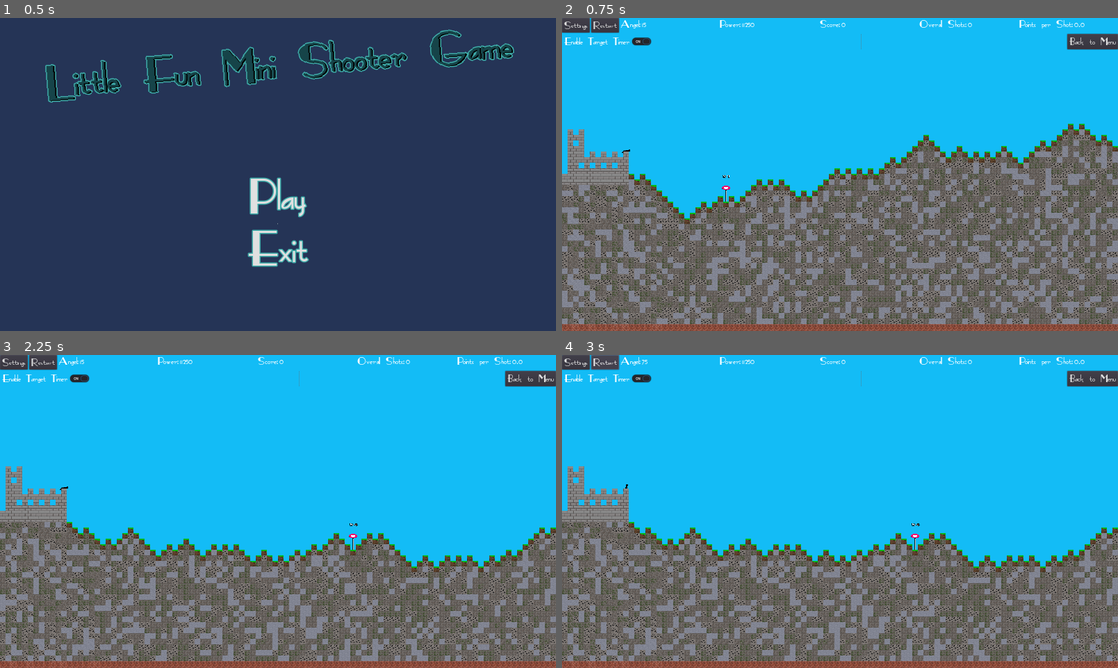
Above: before the commit, frames 1-4 (two rows, left to right).
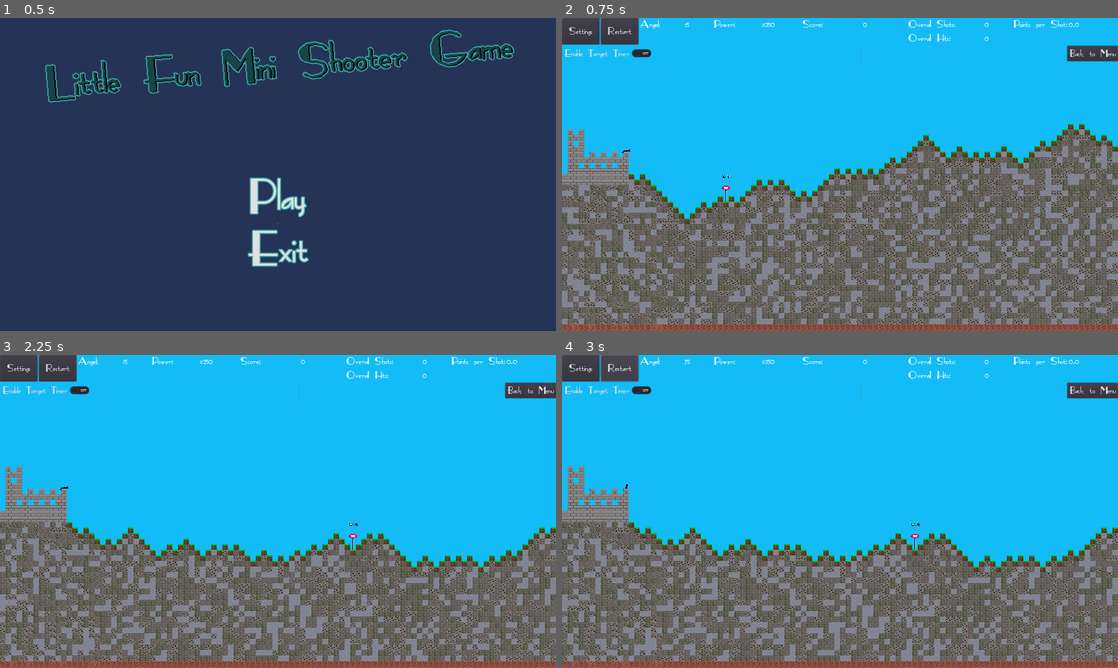
Above: after the commit, the same moments.

Repository: Coding-4Fun/Just4Fun_Mini_Shootergame
Game: Godot game, scene res://UI/MainMenuUI.tscn
Same seed, same stepped clock (60 frames per second), same inputs: the game is played once before the commit and once after it.
Inputs:
- Up to frame 1 (0.5 s): no input
- Up to frame 2 (0.75 s): click "Play" at 0.5 s
- Up to frame 3 (2.25 s): click "Back to Menu" at 1.25 s; click "Play" at 2 s
- Up to frame 4 (3 s): click "Restart" at 2.75 s

Frame 1 is identical in both runs. In frame 2, 2.3% of the frame differs, in the area x 0-100%, y 0-14%; in frame 3, 2.3%; in frame 4, 2.4%.
Error before the commit: Assertion failed: Error: change_scene_to()::buttBackToMenu_pressed (res://UI/InGameUI.gd:73)
Error after the commit: Invalid set index 'text' (on base: 'null instance') with value of type 'String'. (res://UI/InGameUI.gd:70)

Commit message:
Upd: Anordnung und Ausrichtung des UI verbessert Add: Anzeige für gezählte Treffer

Diff:
--- a/UI/InGameUI.gd
+++ b/UI/InGameUI.gd
@@ -4,6 +4,7 @@
 
 var _shots : float = 0
 var _score : float = 0
+var _hits : float = 0
 
 signal UIResetGame
 signal UIdummyTargetTimerChange
@@ -13,19 +14,27 @@
 func _ready() -> void:
 	if !SignalBus.is_connected("CannonAngelChange", self, "_on_Cannon_CannonAngelChange"):
 		assert(SignalBus.connect("CannonAngelChange", self, "_on_Cannon_CannonAngelChange")==OK)
+
 	if !SignalBus.is_connected("UIScoreChange", self, "_on_UIScore_Change"):
 		assert(SignalBus.connect("UIScoreChange", self, "_on_UIScore_Change")==OK)
+
 	if !SignalBus.is_connected("CannonPowerChange", self, "_on_Cannon_CannonPowerChange"):
 		assert(SignalBus.connect("CannonPowerChange", self, "_on_Cannon_CannonPowerChange") == OK)
+
 	if !SignalBus.is_connected("CannonShoot", self, "_on_Cannon_Shot"):
 		assert(SignalBus.connect("CannonShoot", self, "_on_Cannon_Shot") == OK)
 
+	if !is_connected("UIdummyTargetTimerChange", Config, "_on_dummytarget_TimerChange"):
+		assert(connect("UIdummyTargetTimerChange", Config, "_on_dummytarget_TimerChange") == OK)
+
 	var test = Preloads.PlayerLeft.find_node("Cannon")
-	$IngameUIBottom/vBoxContainer/hBoxHud/hBoxShots/labShots.text = str(_shots)
+	$IngameUIBottom/vBoxContainer/hBoxHud/vBoxContainerShots/hBoxShots/labShots.text = str(_shots)
+	$IngameUIBottom/vBoxContainer/hBoxHud/vBoxContainerShots/hBoxHits/labHits.text = str(_hits)
 	$IngameUIBottom/vBoxContainer/hBoxHud/hBoxScore/labScore.text = str(_score)
 	$IngameUIBottom/vBoxContainer/hBoxHud/hBoxPower/labPower.text = str(test.min_velocity)
-	$IngameUIBottom/vBoxContainer/hBoxHud/hBoxPointsPerShot/labPointsPerShots.text = "0.0"
+	$IngameUIBottom/vBoxContainer/hBoxHud/vBoxContainerPoints/hBoxPointsPerShot/labPointsPerShots.text = "0.0"
 
+	$IngameUIBottom/vBoxContainer/hBoxOptions/buttSwitchTargetTimer.pressed = Config.config_data["Game"]["DummyTarget"]["TimerEnabled"]
 
 
 # Update UI Label Text when the shootpower changed
@@ -40,15 +49,18 @@
 
 func _on_Cannon_Shot() -> void:
 	_shots += 1
-	$IngameUIBottom/vBoxContainer/hBoxHud/hBoxShots/labShots.text = str(_shots)
+	$IngameUIBottom/vBoxContainer/hBoxHud/vBoxContainerShots/hBoxShots/labShots.text = str(_shots)
 
 
 func _on_UIScore_Change(score) -> void:
 	_score += score
 	$IngameUIBottom/vBoxContainer/hBoxHud/hBoxScore/labScore.text = str(_score)
+	if score > 0:
+		_hits += 1
+		$IngameUIBottom/vBoxContainer/hBoxHud/vBoxContainerShots/hBoxHits/labHits.text = str(_hits)
 	if _shots != 0:
 		var pps:float = float(float(_score) / float(_shots))
-		$IngameUIBottom/vBoxContainer/hBoxHud/hBoxPointsPerShot/labPointsPerShots.text = "%.3f" % pps
+		$IngameUIBottom/vBoxContainer/hBoxHud/vBoxContainerPoints/hBoxPointsPerShot/labPointsPerShots.text = "%.3f" % pps
 
 ## Reset the Game
 func _on_button_pressed() -> void:
@@ -70,4 +82,4 @@
 
 
 func _on_buttBackToMenu_pressed() -> void:
-	assert(get_tree().change_scene_to(Preloads.MainMenuScene) != OK, "Error: change_scene_to()::buttBackToMenu_pressed")
+	assert(get_tree().change_scene_to(Preloads.MainMenuScene) == OK, "Error: change_scene_to()::buttBackToMenu_pressed")
--- a/UI/InGameUI.tscn
+++ b/UI/InGameUI.tscn
@@ -10,47 +10,46 @@
 
 [node name="IngameUIBottom" type="MarginContainer" parent="."]
 margin_right = 1600.0
-margin_bottom = 192.0
-mouse_filter = 2
-__meta__ = {
-"_edit_use_anchors_": false
-}
+margin_bottom = 100.0
+grow_horizontal = 2
+mouse_filter = 2
+size_flags_horizontal = 3
 
 [node name="vBoxContainer" type="VBoxContainer" parent="IngameUIBottom"]
 margin_right = 1600.0
-margin_bottom = 192.0
+margin_bottom = 100.0
 mouse_filter = 2
 
 [node name="hBoxHud" type="HBoxContainer" parent="IngameUIBottom/vBoxContainer"]
 margin_right = 1600.0
-margin_bottom = 32.0
+margin_bottom = 56.0
 mouse_filter = 2
 
 [node name="hBoxUIButtons" type="HBoxContainer" parent="IngameUIBottom/vBoxContainer/hBoxHud"]
-margin_right = 196.0
-margin_bottom = 32.0
-mouse_filter = 2
+margin_right = 220.0
+margin_bottom = 56.0
+rect_min_size = Vector2( 220, 0 )
+mouse_filter = 2
+size_flags_vertical = 3
 
 [node name="buttGameOptions" type="Button" parent="IngameUIBottom/vBoxContainer/hBoxHud/hBoxUIButtons"]
-margin_right = 101.0
-margin_bottom = 32.0
-size_flags_horizontal = 0
-size_flags_vertical = 0
+margin_right = 108.0
+margin_bottom = 56.0
+size_flags_horizontal = 3
 text = "Settings"
 
 [node name="buttGameReset" type="Button" parent="IngameUIBottom/vBoxContainer/hBoxHud/hBoxUIButtons"]
-margin_left = 105.0
-margin_right = 196.0
-margin_bottom = 32.0
-size_flags_horizontal = 0
-size_flags_vertical = 0
+margin_left = 112.0
+margin_right = 220.0
+margin_bottom = 56.0
+size_flags_horizontal = 3
 text = "Restart"
 
 [node name="hBoxAngel" type="HBoxContainer" parent="IngameUIBottom/vBoxContainer/hBoxHud"]
-margin_left = 200.0
-margin_right = 383.0
-margin_bottom = 32.0
-size_flags_horizontal = 2
+margin_left = 224.0
+margin_right = 434.0
+margin_bottom = 56.0
+size_flags_horizontal = 3
 
 [node name="label" type="Label" parent="IngameUIBottom/vBoxContainer/hBoxHud/hBoxAngel"]
 margin_right = 69.0
@@ -60,15 +59,18 @@
 
 [node name="labAngel" type="Label" parent="IngameUIBottom/vBoxContainer/hBoxHud/hBoxAngel"]
 margin_left = 73.0
-margin_right = 183.0
-margin_bottom = 26.0
-size_flags_vertical = 0
-text = "123456789"
+margin_right = 210.0
+margin_bottom = 26.0
+size_flags_horizontal = 3
+size_flags_vertical = 0
+text = "123456789"
+align = 1
 
 [node name="hBoxPower" type="HBoxContainer" parent="IngameUIBottom/vBoxContainer/hBoxHud"]
-margin_left = 478.0
-margin_right = 667.0
-margin_bottom = 32.0
+margin_left = 438.0
+margin_right = 688.0
+margin_bottom = 56.0
+rect_min_size = Vector2( 250, 0 )
 size_flags_horizontal = 2
 
 [node name="label" type="Label" parent="IngameUIBottom/vBoxContainer/hBoxHud/hBoxPower"]
@@ -79,15 +81,18 @@
 
 [node name="labPower" type="Label" parent="IngameUIBottom/vBoxContainer/hBoxHud/hBoxPower"]
 margin_left = 79.0
-margin_right = 189.0
-margin_bottom = 26.0
-size_flags_vertical = 0
-text = "123456789"
+margin_right = 250.0
+margin_bottom = 26.0
+size_flags_horizontal = 3
+size_flags_vertical = 0
+text = "123456789"
+align = 1
 
 [node name="hBoxScore" type="HBoxContainer" parent="IngameUIBottom/vBoxContainer/hBoxHud"]
-margin_left = 757.0
-margin_right = 937.0
-margin_bottom = 32.0
+margin_left = 692.0
+margin_right = 992.0
+margin_bottom = 56.0
+rect_min_size = Vector2( 300, 0 )
 size_flags_horizontal = 2
 
 [node name="label" type="Label" parent="IngameUIBottom/vBoxContainer/hBoxHud/hBoxScore"]
@@ -98,53 +103,116 @@
 
 [node name="labScore" type="Label" parent="IngameUIBottom/vBoxContainer/hBoxHud/hBoxScore"]
 margin_left = 70.0
-margin_right = 180.0
-margin_bottom = 26.0
-size_flags_vertical = 0
-text = "123456789"
-
-[node name="hBoxShots" type="HBoxContainer" parent="IngameUIBottom/vBoxContainer/hBoxHud"]
-margin_left = 1036.0
-margin_right = 1298.0
-margin_bottom = 32.0
+margin_right = 300.0
+margin_bottom = 26.0
+size_flags_horizontal = 3
+size_flags_vertical = 0
+text = "123456789"
+align = 1
+
+[node name="vBoxContainerShots" type="VBoxContainer" parent="IngameUIBottom/vBoxContainer/hBoxHud"]
+margin_left = 996.0
+margin_right = 1296.0
+margin_bottom = 56.0
+grow_horizontal = 2
+rect_min_size = Vector2( 300, 0 )
+size_flags_horizontal = 3
+
+[node name="hBoxShots" type="HBoxContainer" parent="IngameUIBottom/vBoxContainer/hBoxHud/vBoxContainerShots"]
+margin_right = 300.0
+margin_bottom = 26.0
+size_flags_horizontal = 3
+
+[node name="label" type="Label" parent="IngameUIBottom/vBoxContainer/hBoxHud/vBoxContainerShots/hBoxShots"]
+margin_right = 150.0
+margin_bottom = 26.0
+rect_min_size = Vector2( 150, 0 )
+size_flags_horizontal = 3
+size_flags_vertical = 0
+text = "Overall Shots:"
+
+[node name="labShots" type="Label" parent="IngameUIBottom/vBoxContainer/hBoxHud/vBoxContainerShots/hBoxShots"]
+margin_left = 154.0
+margin_right = 300.0
+margin_bottom = 26.0
+size_flags_horizontal = 3
+size_flags_vertical = 0
+text = "123456789"
+align = 1
+
+[node name="hBoxHits" type="HBoxContainer" parent="IngameUIBottom/vBoxContainer/hBoxHud/vBoxContainerShots"]
+margin_top = 30.0
+margin_right = 300.0
+margin_bottom = 56.0
+size_flags_horizontal = 3
+
+[node name="label" type="Label" parent="IngameUIBottom/vBoxContainer/hBoxHud/vBoxContainerShots/hBoxHits"]
+margin_right = 148.0
+margin_bottom = 26.0
+size_flags_horizontal = 3
+size_flags_vertical = 0
+text = "Overall Hits:"
+
+[node name="labHits" type="Label" parent="IngameUIBottom/vBoxContainer/hBoxHud/vBoxContainerShots/hBoxHits"]
+margin_left = 152.0
+margin_right = 300.0
+margin_bottom = 26.0
+size_flags_horizontal = 3
+size_flags_vertical = 0
+text = "123456789"
+align = 1
+
+[node name="vBoxContainerPoints" type="VBoxContainer" parent="IngameUIBottom/vBoxContainer/hBoxHud"]
+margin_left = 1300.0
+margin_right = 1600.0
+margin_bottom = 56.0
+rect_min_size = Vector2( 300, 0 )
+
+[node name="hBoxPointsPerShot" type="HBoxContainer" parent="IngameUIBottom/vBoxContainer/hBoxHud/vBoxContainerPoints"]
+margin_right = 300.0
+margin_bottom = 26.0
+grow_horizontal = 2
+size_flags_horizontal = 3
+
+[node name="label" type="Label" parent="IngameUIBottom/vBoxContainer/hBoxHud/vBoxContainerPoints/hBoxPointsPerShot"]
+margin_right = 171.0
+margin_bottom = 26.0
+size_flags_vertical = 0
+text = "Points per Shot:"
+
+[node name="labPointsPerShots" type="Label" parent="IngameUIBottom/vBoxContainer/hBoxHud/vBoxContainerPoints/hBoxPointsPerShot"]
+margin_left = 175.0
+margin_right = 295.0
+margin_bottom = 26.0
+rect_min_size = Vector2( 120, 0 )
+size_flags_vertical = 0
+text = "123456789"
+
+[node name="hBoxPointsPerShot_2" type="HBoxContainer" parent="IngameUIBottom/vBoxContainer/hBoxHud/vBoxContainerPoints"]
+visible = false
+margin_top = 30.0
+margin_right = 295.0
+margin_bottom = 56.0
 size_flags_horizontal = 2
 
-[node name="label" type="Label" parent="IngameUIBottom/vBoxContainer/hBoxHud/hBoxShots"]
-margin_right = 148.0
-margin_bottom = 26.0
-size_flags_vertical = 0
-text = "Overall Shots:"
-
-[node name="labShots" type="Label" parent="IngameUIBottom/vBoxContainer/hBoxHud/hBoxShots"]
-margin_left = 152.0
-margin_right = 262.0
-margin_bottom = 26.0
-size_flags_vertical = 0
-text = "123456789"
-
-[node name="hBoxPointsPerShot" type="HBoxContainer" parent="IngameUIBottom/vBoxContainer/hBoxHud"]
-margin_left = 1315.0
-margin_right = 1600.0
-margin_bottom = 32.0
-size_flags_horizontal = 2
-
-[node name="label" type="Label" parent="IngameUIBottom/vBoxContainer/hBoxHud/hBoxPointsPerShot"]
+[node name="label" type="Label" parent="IngameUIBottom/vBoxContainer/hBoxHud/vBoxContainerPoints/hBoxPointsPerShot_2"]
 margin_right = 171.0
 margin_bottom = 26.0
 size_flags_vertical = 0
 text = "Points per Shot:"
 
-[node name="labPointsPerShots" type="Label" parent="IngameUIBottom/vBoxContainer/hBoxHud/hBoxPointsPerShot"]
+[node name="labPointsPerShots" type="Label" parent="IngameUIBottom/vBoxContainer/hBoxHud/vBoxContainerPoints/hBoxPointsPerShot_2"]
 margin_left = 175.0
-margin_right = 285.0
-margin_bottom = 26.0
+margin_right = 295.0
+margin_bottom = 26.0
+rect_min_size = Vector2( 120, 0 )
 size_flags_vertical = 0
 text = "123456789"
 
 [node name="hBoxOptions" type="HBoxContainer" parent="IngameUIBottom/vBoxContainer"]
-margin_top = 36.0
-margin_right = 1600.0
-margin_bottom = 76.0
+margin_top = 60.0
+margin_right = 1600.0
+margin_bottom = 100.0
 mouse_filter = 2
 
 [node name="buttSwitchTargetTimer" type="CheckButton" parent="IngameUIBottom/vBoxContainer/hBoxOptions"]
@@ -160,7 +228,7 @@
 size_flags_horizontal = 3
 
 [node name="buttBackToMenu" type="Button" parent="IngameUIBottom/vBoxContainer/hBoxOptions"]
-margin_left = 1440.0
+margin_left = 1400.0
 margin_right = 1600.0
 margin_bottom = 40.0
 text = "Back to Menu"
